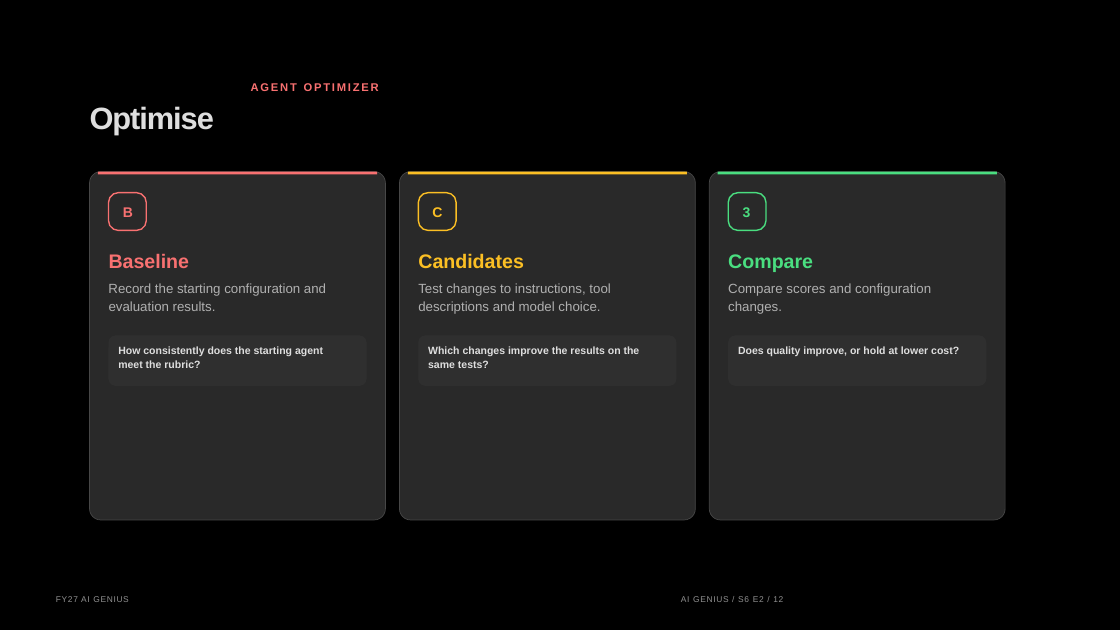
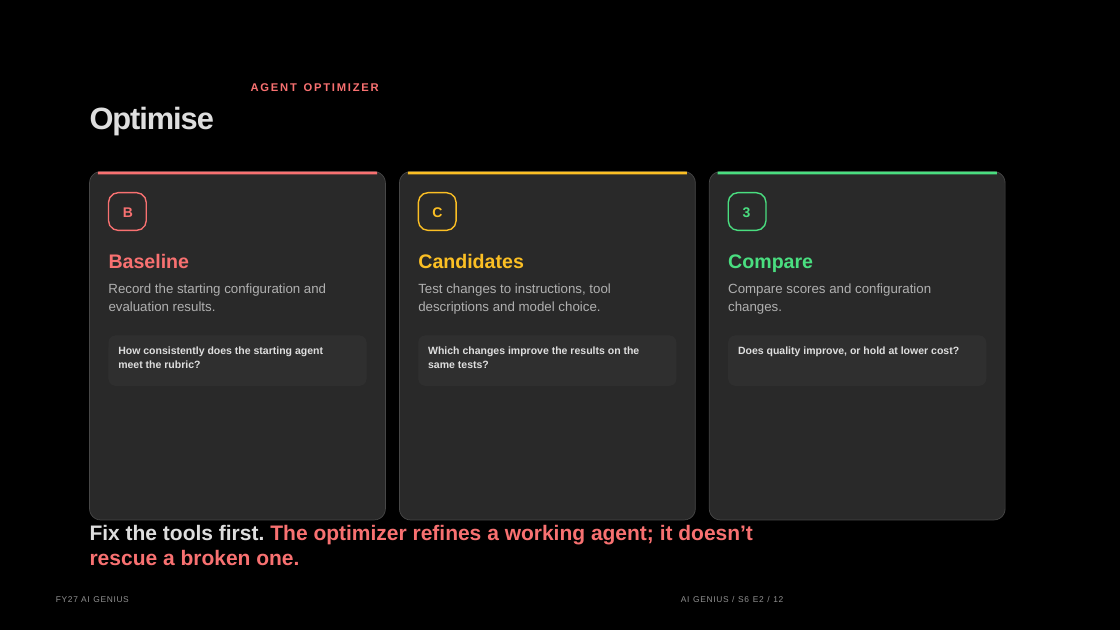
Before and after one commit to graemefoster/FoundryEvalsAndObservability, a slide deck: slide 12 of presentation/presentation.pptx. Drawn at 1120x630 pixels with LibreOffice and Linux fonts; fonts in the diff are those of the drawing; background and template pictures are left out. Boxes give left, top, right and bottom in pixels: in the first picture for what was removed or moved away, otherwise in the second. Text is boxed around its words. In the diff, an @@ line names an element or a change of style, - is before the commit and + after.

```diff
--- a/presentation/presentation.pptx
+++ b/presentation/presentation.pptx
@@ text added at bbox=[90, 524, 753, 566], 18 pt, text #F87171, bold @@
+Fix the tools first. The optimizer refines a working agent; it doesn’t rescue a broken one.
```
Also in this commit, not shown: 4 other slides changed, 26 other files.
